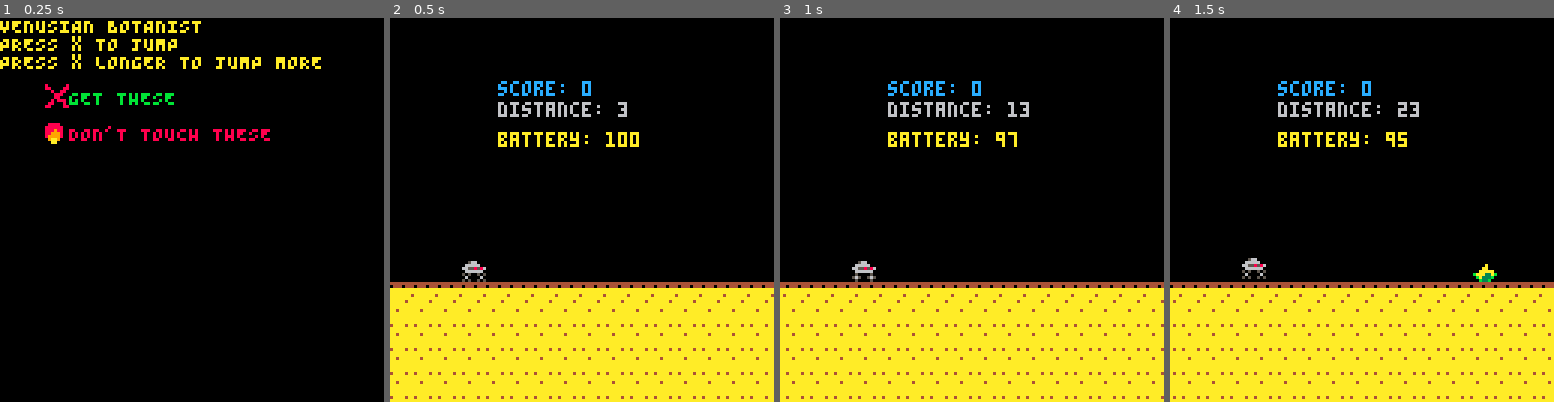
Above: before the commit, frames 1-4 (left to right).
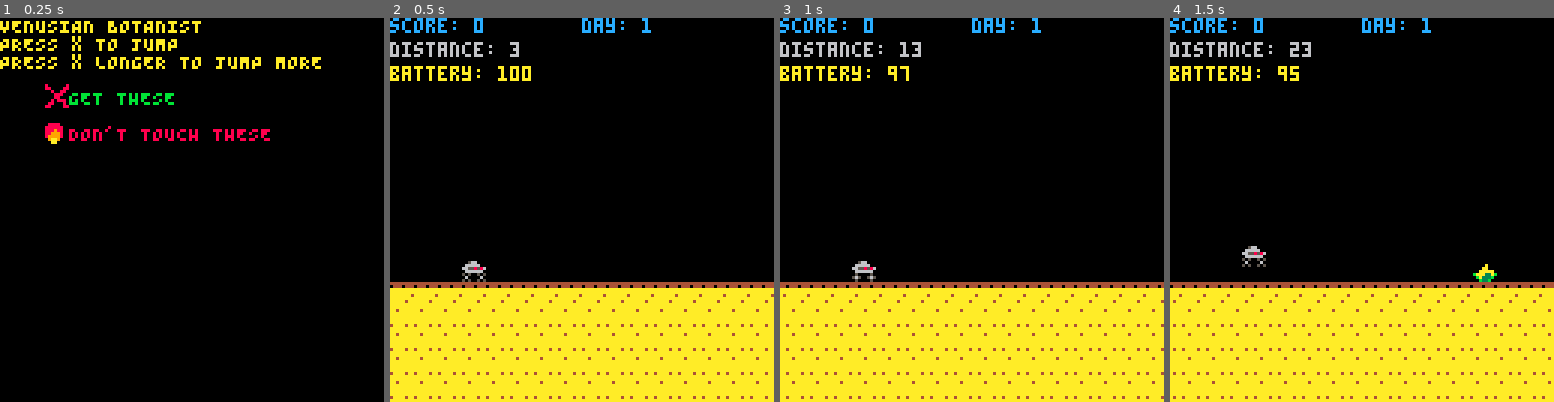
Above: after the commit, the same moments.

Repository: kitasuna/pico8-runner
Game: PICO-8 cartridge scroll.p8
The game is run twice, just before and just after one commit, with the same random seed, the same clock (stepped at 60 frames per second) and the same inputs.
Inputs:
- Up to frame 1 (0.25 s): no input
- Up to frame 2 (0.5 s): tap X (X key) at 0.33 s
- Up to frame 3 (1 s): tap O (Z key) at 0.7 s
- Up to frame 4 (1.5 s): tap X (X key) at 1.07 s

Frame 1 is identical in both runs. In frame 2, 3.3% of the frame differs, in the area x 0-68%, y 0-34%; in frame 3, 3.3%; in frame 4, 3.7%, in the area x 0-68%, y 0-68%.

Commit message:
Refactor update loop etc

Diff:
--- a/init.lua
+++ /dev/null
@@ -1,42 +0,0 @@
-function _init()
-  scrn.drw = drw_title
-  scrn.upd = upd_title
-end
-
-function init_game(gs)
-  gs.current_level = gs.levels[gs.current_level_idx]
-
-  init_player()
-
-  world = build_world()
-
-  for lvl in all(world) do
-    for f in all(lvl) do
-      printh("flower at: "..f)
-    end
-  end
-
-  gs.lock_input = 0
-  gs.distance = 0
-  gs.half_distance = 0
-  gs.entities = drop_all_sprites(game_state.entities)
-  scrn.drw = drw_game
-  scrn.upd = upd_game
-
-  return gs
-end
-
-function next_level(gs)
-  gs.current_level = gs.levels[gs.current_level_idx]
-
-  init_player()
-
-  gs.lock_input = 0
-  gs.distance = 0
-  gs.half_distance = 0
-  gs.entities = drop_all_sprites(game_state.entities)
-  scrn.drw = drw_game
-  scrn.upd = upd_game
-
-  return gs
-end
--- a/menus.lua
+++ b/menus.lua
@@ -1,54 +1,38 @@
-function upd_win()
-  handle_level_tween()
-end
+function upd_tween()
+  if(game_state.lock_input > 0) then
+    game_state.lock_input -= 1
+  end
 
-function upd_lose()
-  handle_menu()
+  if(game_state.lock_input == 0) then
+    if(btnp(BTN_A) or btnp(BTN_B)) then
+      add(st_game, { type = 'DAY_NEXT', payload = nil })
+    end
+  end
+
+  god_does_things()
+  st_game = {}
 end
 
 function upd_title()
-  handle_menu()
-end
+  if(game_state.lock_input == 0) then
+    if(btnp(BTN_A) or btnp(BTN_B)) then
+      world = build_world()
 
-function handle_menu()
-  local lvl_len = len(game_state.levels)
-  if(game_state.lock_input == 0) then
-    if(btnp(BTN_A) or btnp(BTN_B)) then return init_game(game_state) end
-    if(btnp(BTN_D) and (game_state.current_level_idx > 1)) then game_state.current_level_idx -= 1 end
-    if(btnp(BTN_U) and (game_state.current_level_idx < lvl_len)) then game_state.current_level_idx += 1 end
+      for obj in all(world) do
+          printh("flower at: "..obj)
+      end
+
+      game_state.lock_input = 0
+      game_state.distance = 0
+      game_state.half_distance = 0
+      game_state.entities = drop_all_sprites(game_state.entities)
+      scrn.drw = drw_game
+      scrn.upd = upd_game
+    end
   end
   if(game_state.lock_input > 0) then
     game_state.lock_input -= 1
   end
-end
-
-function handle_level_tween()
-  local lvl_len = len(game_state.levels)
-  if(game_state.lock_input == 0) then
-    -- TODO
-    --  change this next_level call to an event
-    --  make this  "current level" thing a local? can we persist it somehow? just
-    --    get it out of the game_state
-    --  Try to make sure only god function modifies game state so things don't get weird
-    if(btnp(BTN_A) or btnp(BTN_B)) then return next_level(game_state) end
-    if(btnp(BTN_D) and (game_state.current_level_idx > 1)) then game_state.current_level_idx -= 1 end
-    if(btnp(BTN_U) and (game_state.current_level_idx < lvl_len)) then game_state.current_level_idx += 1 end
-  end
-  if(game_state.lock_input > 0) then
-    game_state.lock_input -= 1
-  end
-end
-
-function handle_lose()
-  handle_menu()
-end
-
-function handle_win()
-  handle_menu()
-end
-
-function handle_title()
-  handle_menu()
 end
 
 function drw_title()
@@ -60,16 +44,14 @@
   print("DON'T TOUCH THESE", 23, 36, CLR_RED)
   spr(4, 15, 22)
   spr(7, 15, 34)
-  -- print("lEVEL sELECT:"..game_state.current_level_idx, 23, 30, CLR_ORN)
 end
+
 function drw_lose()
   cls()
   print("YOU LOOOOOOOOOOOOOOOOSE", 0, 0, CLR_RED)
-  print("NEXT LEVEL:"..game_state.current_level_idx, 23, 30, CLR_ORN)
 end
 
 function drw_win()
   cls()
   print("VICTOLY", 0, 0, CLR_GRN)
-  print("NEXT LEVEL:"..game_state.current_level_idx, 23, 30, CLR_ORN)
 end
--- a/player.lua
+++ b/player.lua
@@ -1,3 +1,16 @@
+player = {
+  battery = 100,
+  frame = 0,
+  half_frame = 0,
+  x = 24,
+  y = GROUND_Y,
+  w = 8,
+  h = 6,
+  vel_x = 0,
+  vel_y = 0,
+  score = 0,
+  base_sprite = 5
+}
 fastfall = {
   name = 'fastfall',
   msg = 'You got FASTFALL. Press down to drop to the ground.',
@@ -91,23 +104,33 @@
     end
     if(v.type == 'PLAYER_COLLISION') then
       if(v.payload.sprite.type == 'flower') then
-        player.score += 1
+        player.score += 3
       end
+    end
+    if(v.type == 'DAY_END_VICTORY') then
+      player.battery = battery_levels[v.payload + 1]
+      player.frame = 0
+      player.half_frame = 0
+      player.x = 24
+      player.y = GROUND_Y
+      player.vel_x = 0
+      player.vel_y = 0
+    end
+    if(v.type == 'DAY_END_DEFEAT') then
+      player.battery = 100
+      player.frame = 0
+      player.half_frame = 0
+      player.x = 24
+      player.y = GROUND_Y
+      player.vel_x = 0
+      player.vel_y = 0
     end
   end
 end
 
 
-function init_player()
-    player.frame = 0
-    player.half_frame = 0
-    player.x = 24
-    player.y = GROUND_Y
-    player.battery = 100
+function reset_player()
     player.vel_x = 0
     player.vel_y = 0
-    player.w = 8
-    player.h = 6
     player.score = 0
-    player.base_sprite = 5
 end
--- a/scroll.p8
+++ b/scroll.p8
@@ -3,12 +3,9 @@
 __lua__
 -- venusian botanist
 map_x = 0
-diff = {0, 0}
-GROUND_Y = 80 -- switch to this eventually
+GROUND_Y = 80
 scroll_speed = 1
 speed_mult = 1
-
-player = {}
 
 -- Event stream
 st_game = {}
@@ -19,12 +16,17 @@
 #include const.lua
 #include player.lua
 #include state.lua
+
 scrn = {}
 
+function _init()
+  scrn.drw = drw_title
+  scrn.upd = upd_title
+end
+
 _debug = true
 
 #include helper.lua
-#include init.lua
 #include menus.lua
 
 function _update60()
@@ -50,11 +52,20 @@
   local current_max_distance = 0
 
   for i=1,#points_needed do
-    -- subtract 16 here to account for stuff that gets generated towards the end of the level
+    -- subtract 42 from distances here to account for stuff that gets generated towards the end of the level
     add(levels, build_day(points_needed[i], (distances[i] - 42), current_max_distance, 0))
     current_max_distance += distances[i]
   end
-  return levels
+
+  -- append all those tables together
+  local new_levels = {}
+  for i=1,len(levels) do
+    for j=1,len(levels[i]) do
+      add(new_levels, levels[i][j])
+    end
+  end
+
+  return new_levels
 end
 
 function build_day(how_many_points, maximum_distance, offset, buffer)
@@ -89,77 +100,30 @@
     if(v.type == 'DEATH') then
       drop_all(game_state.entities)
       game_state.lock_input = 20
-      scrn.upd = upd_lose
+      scrn.upd = upd_tween
       scrn.drw = drw_lose
     end
-    if(v.type == 'LEVEL_CLEAR') then
+    if(v.type == 'DAY_END_VICTORY') then
       drop_all(game_state.entities)
       game_state.lock_input = 20
-      abilities[v.payload.enable_on_clear].enabled = true
-      scrn.upd = upd_win
+      game_state.half_distance = 0
+      scrn.upd = upd_tween
       scrn.drw = drw_win
     end
-    if(v.type == 'LEVEL_NEXT') then
-      game_state.current_level = game_state.levels[v.payload]
-
-      -- TODO maybe do this with an event...
-      init_player()
-
-      game_state.lock_input = 0
+    if(v.type == 'DAY_END_DEFEAT') then
+      drop_all(game_state.entities)
+      game_state.lock_input = 20
       game_state.distance = 0
       game_state.half_distance = 0
-      game_state.entities = drop_all_sprites(game_state.entities)
+      scrn.upd = upd_tween
+      scrn.drw = drw_lose
+    end
+    if(v.type == 'DAY_NEXT') then
+      game_state.current_day += 1
       scrn.drw = drw_game
       scrn.upd = upd_game
     end
   end
-end
-
-function gen_update(gen, gs)
-  if (gen.cooldown > 0) then
-    gen.cooldown -= 1
-  end
-
-  if(gs.global_cooldown > 0) then
-    return
-  end
-
-  if(gen.cooldown <= 0) then
-      -- Add thing
-      gen.emit(gen.target)
-
-      local buff = flr(gen.sprite_width / speed_mult) + 1 -- adding one for kicks
-      gs.global_cooldown = buff
-
-      -- Reset cooldown
-      local nxt = flr(rnd(gen.cooldown_max - gen.cooldown_min))
-
-      -- Max width of fires (consecutive sprites, in this case)
-      local max_width = 1
-
-      -- If this generator stacks
-      -- _and_
-      -- If we haven't hit max width yet
-      -- _and_
-      -- the RNG gave us a multiple of 3 (random factor)
-      if(gen.stacks == true and gen.last_width < (max_width - 1) and nxt % 3 == 0) then
-        gen.cooldown = buff -- sprite width / speed_mult
-        gen.last_width += 1
-      else
-        gen.last_width = 0
-        gen.cooldown = nxt + gen.cooldown_min
-      end
-  end
-
-  -- Adjusts cooldown boundaries based on level distance
-  if(gen.cooldown_max > gen.cooldown_min) then
-    gen.cooldown_max = gen.cooldown_max - (gs.distance / 10)
-    if(gen.cooldown_max < gen.cooldown_min) then
-      gen.cooldown_max = gen.cooldown_min
-    end
-  end
-
-  return
 end
 
 function upd_game()
@@ -189,20 +153,13 @@
   -- Check entity collision
   foreach(game_state.entities, run_collision(game_state.entities, player))
 
-  -- Update global cooldown (spaces out sprites)
-  if(game_state.global_cooldown > 0) then game_state.global_cooldown -=1 end
-
   -- check current level to see if we need to fire a flower off
-  for f in all(world[game_state.current_level_idx]) do
+  for f in all(world) do
     if game_state.distance == f and game_state.half_distance == 0 then
       printh("flower in main game loop at: "..f)
       fl_gen.emit(game_state.entities)
     end
   end
-  -- Update the generators
-  -- gen_update(fl_gen, game_state)
-  -- gen_update(fire_gen, game_state)
-  -- gen_update(comet_gen, game_state)
 
   local abil
   if(btnp(BTN_A) and abilities.jump.enabled == true) then
@@ -226,8 +183,15 @@
   end
 
   if(player.battery <= 0) then
-    add(st_game, {type = 'LEVEL_CLEAR', payload = game_state.current_level})
-  end
+    if player.score >= points_needed[game_state.current_day] then
+      add(st_game, { type = 'DAY_END_VICTORY', payload = game_state.current_day })
+    else
+      add(st_game, { type = 'DAY_END_DEFEAT', payload = nil })
+    end
+  end
+
+  -- TODO: Also make this an event?
+  player.y += player.vel_y
 
   -- Process events
   god_does_things()
@@ -243,8 +207,6 @@
   -- Reset message queue
   st_game = {}
 
-  -- TODO: Also make this an event?
-  player.y += player.vel_y
 end
 
 function proc_st_game()
@@ -263,9 +225,10 @@
   map(0,0,map_x,0,16,16)
   map(0,0,map_x+128,0,16,16)
 
-  print("score: "..player.score, 36, 21, CLR_BLU)
-  print("distance: "..game_state.distance, 36, 28, CLR_GRY)
-  print("battery: "..player.battery, 36, 38, CLR_YLW)
+  print("score: "..player.score, 0, 0, CLR_BLU)
+  print("day: "..game_state.current_day, 64, 0, CLR_BLU)
+  print("distance: "..game_state.distance, 0, 8, CLR_GRY)
+  print("battery: "..player.battery, 0, 16, CLR_YLW)
 
   if(_debug) then
     -- use this for printing debug stuff to screen
@@ -320,8 +283,6 @@
   cooldown_max = 120,
   sprite_width = 8 + 4, -- extra wide buffer
   last_width = 0,
-  target = game_state.entities,
-  stacks = false,
   emit = function (ss)
     local sp_num = flr(rnd(5)) + 17 -- 17 is current lowest sprite index
     local s = { x = 128, y = GROUND_Y, idx = sp_num, w=8, buff_w = 0, h=8, v=1, type = 'flower'}
@@ -336,8 +297,6 @@
   cooldown_max = 90,
   sprite_width = 8,
   last_width = 0,
-  target = game_state.entities,
-  stacks = true,
   emit = function (ss)
     local s = { x = 128, y = GROUND_Y, idx = 7, w=8, buff_w = 0, h=6, v=1, type = 'fire'}
     add(ss, s)
@@ -351,8 +310,6 @@
   cooldown_max = 210,
   sprite_width = 8,
   last_width = 0,
-  target = game_state.entities,
-  stacks = false,
   emit = function(ss)
     local s = { x = 128, y = 58, idx = 8, w=6, buff_w=0, h=6, v=2, type = 'comet'}
     add(ss, s)
--- a/state.lua
+++ b/state.lua
@@ -1,21 +1,7 @@
 game_state = {
   distance = 0,
   half_distance = 0,
-  global_cooldown = 0,
   lock_input = 0,
   entities = {},
-  current_level = {},
-  current_level_idx = 1,
-  levels = {
-    {
-      num = 0,
-      goal = 5,
-      enable_on_clear = 'fastfall'
-    },
-    {
-      num = 1,
-      goal = 20,
-      enable_on_clear = 'fastfall'
-    }
-  }
+  current_day = 1,
 }
